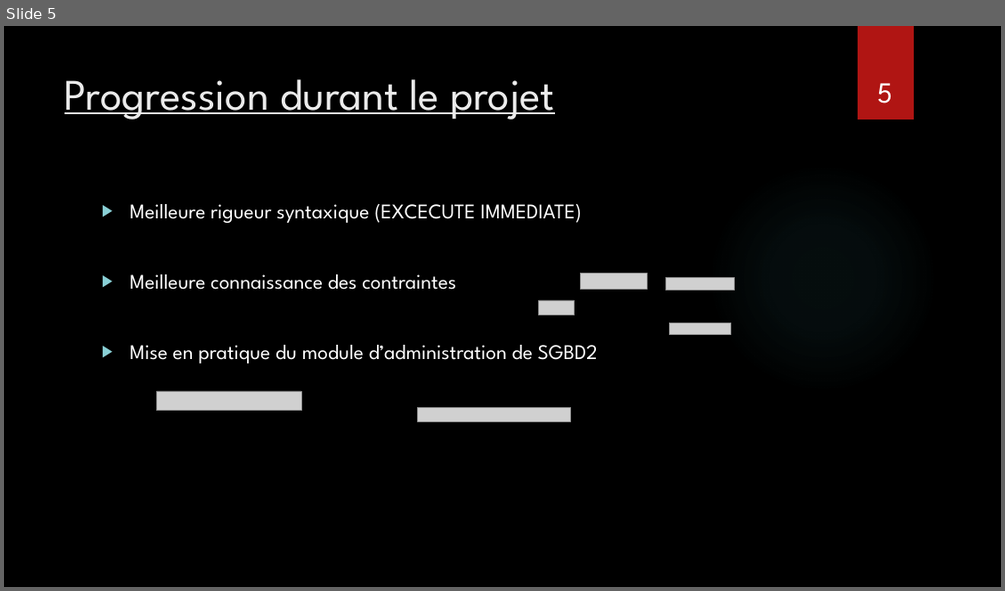
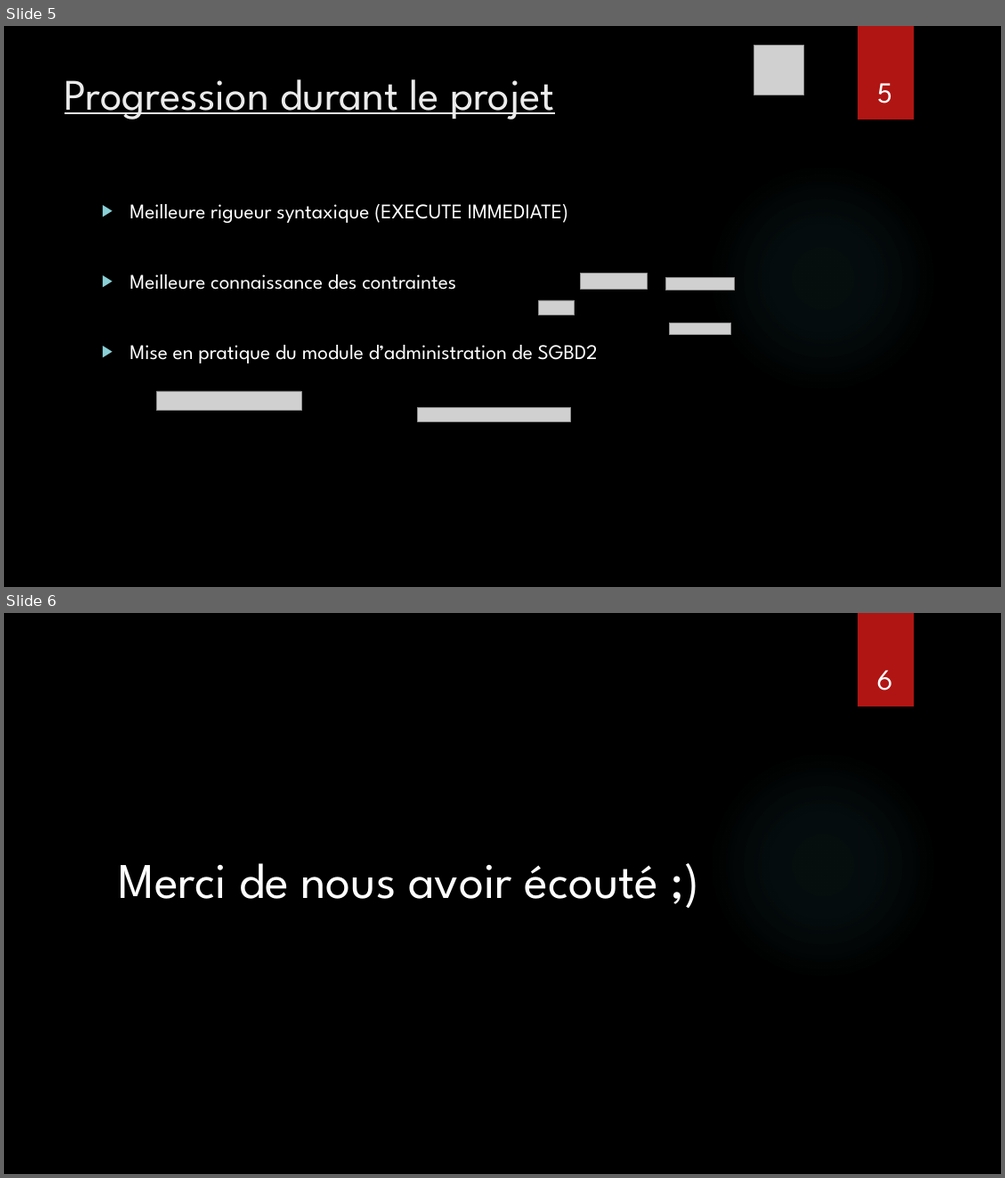
Before and after one commit to Danny-7/DB-Project, a slide deck: Projet SGBD2.pptx. Shown one above the other, each under a label of ours: slide 5 before the commit, slides 5 and 6 after it. The pictures are 1005x591 and 1005x1178 pixels, drawn with LibreOffice and Linux fonts; fonts in the diff are those of the drawing; grey boxes stand for pictures; background and template pictures are left out. Boxes give left, top, right and bottom in pixels: in the first picture for what was removed or moved away, otherwise in the second. Text is boxed around its words. In the diff, an @@ line names an element or a change of style, - is before the commit and + after.

```diff
--- a/Projet SGBD2.pptx
+++ b/Projet SGBD2.pptx
@@ slide 6 added at (4, 613, 1001, 1174), background picture (left out); not listed: 2 template elements that a slide beside it also shows @@
@@ page number added at (877, 670, 893, 690), 28 pt, text #FFFFFF @@
+6
@@ text added at (119, 863, 659, 899), 48 pt, text #FFFFFF @@
+Merci de nous avoir écouté ;)
@@ slide 5 changed as well @@
@@ picture added at (754, 45, 804, 95) @@
@@ text at (129, 204, 568, 223): text changed @@
-▶ Meilleure rigueur syntaxique (EXCECUTE IMMEDIATE)
+▶ Meilleure rigueur syntaxique (EXECUTE IMMEDIATE)
```
Also in this commit, not shown: 4 other slides changed.
